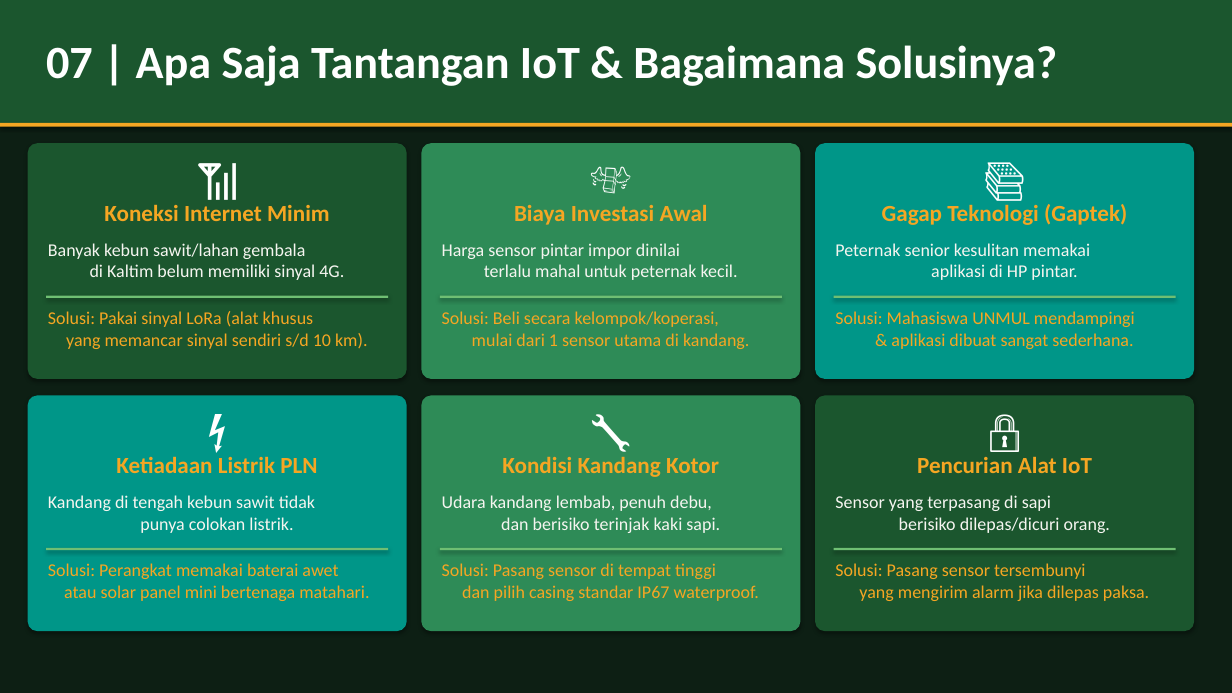
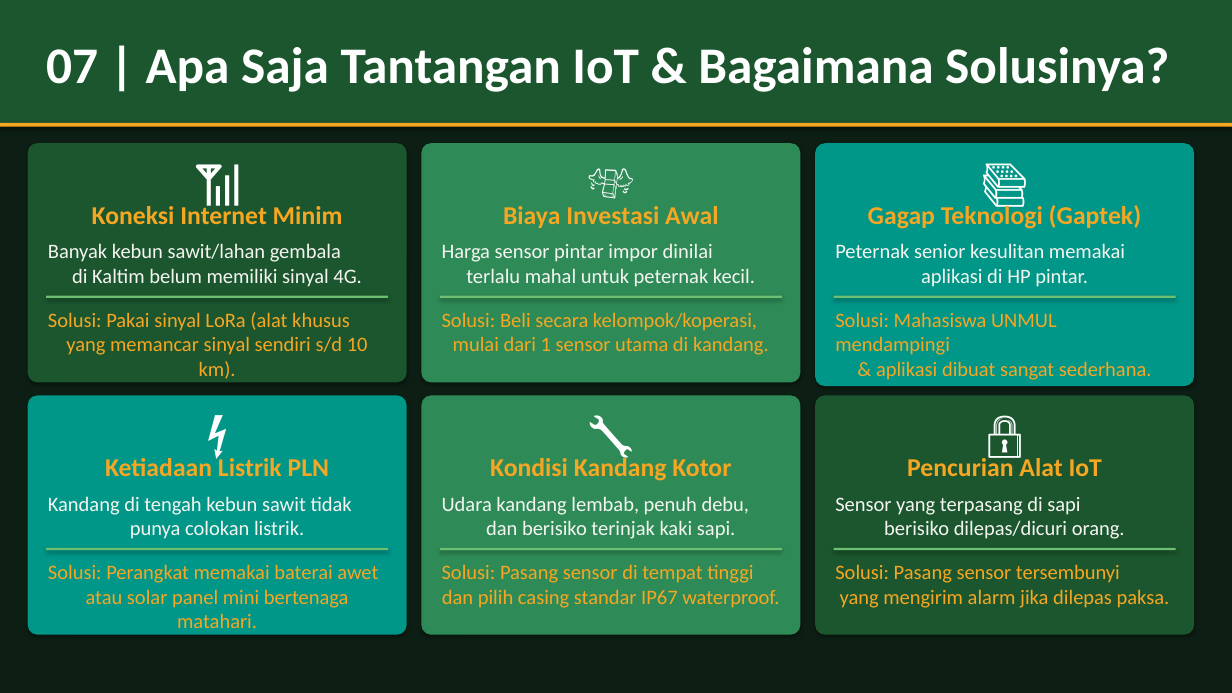
Before and after one commit to antonprafanto/praktik_PTK2026, a slide deck: slide 11 of IoT_untuk_Peternakan_UNMUL.pptx. Drawn at 1232x693 pixels with LibreOffice and Linux fonts; fonts in the diff are those of the drawing. Boxes give left, top, right and bottom in pixels: in the first picture for what was removed or moved away, otherwise in the second. Text is boxed around its words. In the diff, an @@ line names an element or a change of style, - is before the commit and + after.

Commit message:
Update PPT: revisi manual dari dosen

```diff
--- a/IoT_untuk_Peternakan_UNMUL.pptx
+++ b/IoT_untuk_Peternakan_UNMUL.pptx
@@ text "07 | Apa Saja Tantangan ..." at bbox=[46, 47, 1169, 92]: size 36 to 40 pt @@
@@ rounded rectangle: place and size @@
-rounded rectangle at bbox=[28, 143, 407, 379]
+rounded rectangle at bbox=[28, 143, 407, 383]
@@ rounded rectangle: place and size @@
-rounded rectangle at bbox=[421, 143, 800, 379]
+rounded rectangle at bbox=[421, 143, 800, 383]
@@ size 32 to 36 pt in 6 elements at bbox=[28, 148, 407, 213], bbox=[421, 148, 800, 213], bbox=[28, 400, 407, 466], bbox=[421, 400, 800, 466], bbox=[815, 400, 1194, 466], bbox=[815, 148, 1194, 213] @@
@@ rounded rectangle: place and size @@
-rounded rectangle at bbox=[815, 143, 1194, 379]
+rounded rectangle at bbox=[815, 143, 1194, 386]
@@ rounded rectangle: place and size @@
-rounded rectangle at bbox=[28, 396, 407, 631]
+rounded rectangle at bbox=[28, 396, 407, 635]
@@ rounded rectangle: place and size @@
-rounded rectangle at bbox=[421, 396, 800, 631]
+rounded rectangle at bbox=[421, 396, 800, 635]
@@ rounded rectangle: place and size @@
-rounded rectangle at bbox=[815, 396, 1194, 631]
+rounded rectangle at bbox=[815, 396, 1194, 635]
@@ size 18 to 20 pt in 6 elements at bbox=[92, 203, 343, 224], bbox=[503, 206, 718, 228], bbox=[868, 203, 1142, 229], bbox=[105, 455, 329, 477], bbox=[490, 455, 731, 481], bbox=[907, 455, 1102, 476] @@
@@ size 14 to 16 pt in 12 elements at bbox=[48, 243, 361, 287], bbox=[442, 243, 755, 287], bbox=[442, 312, 769, 355], bbox=[835, 243, 1125, 287], bbox=[48, 496, 352, 539], bbox=[442, 496, 750, 539], bbox=[835, 496, 1125, 539], bbox=[835, 564, 1170, 608], bbox=[48, 312, 368, 379], bbox=[835, 312, 1152, 380], bbox=[48, 564, 378, 628], bbox=[442, 564, 779, 608] @@
```
Also in this commit, not shown: 17 other slides changed.
